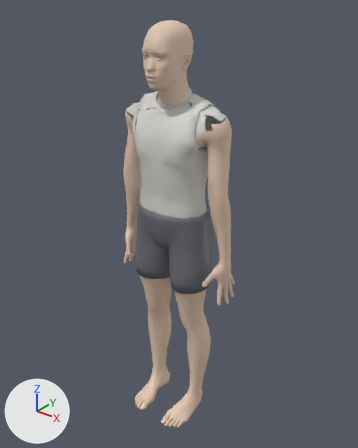
Renders of the FBX model NC_Body_Male_Athletic.fbx from each side of a commit.
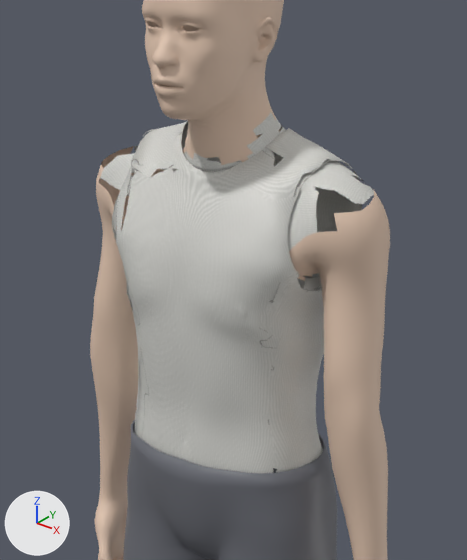
The first picture shows the older version from a 50 mm camera at (4.57, -5.68, 7.16) aimed at (0.02, 0.0, 3.63). The close-ups show the older and then the newer version on the part from 25% to 73% of the width and 10% to 56% of the height of that picture. Only the edits that show in the close-ups are written down. Arrows for +X, +Y and +Z are at lower left; the lights stay in place.

The older version as bpy lines, for what is in view:
```python
me_male_athletic_leftlowerarm_geo = bpy.data.meshes.new('Male_Athletic_LeftLowerArm_Geo')
me_male_athletic_leftlowerarm_geo.from_pydata(...)  # 252 vertices, 273 faces; spans x 0.696..1.051, y -0.262..0.057, z 3.341..4.405
me_male_athletic_leftlowerarm_geo.materials.append(mat_skin)  # beige #e5c8b3
me_male_athletic_leftupperarm_geo = bpy.data.meshes.new('Male_Athletic_LeftUpperArm_Geo')
me_male_athletic_leftupperarm_geo.from_pydata(...)  # 320 vertices, 308 faces; spans x 0.443..0.996, y -0.399..0.281, z 4.331..5.517
me_male_athletic_leftupperarm_geo.materials.append(mat_skin)  # beige #e5c8b3
me_male_athletic_uppertorso_geo = bpy.data.meshes.new('Male_Athletic_UpperTorso_Geo')
me_male_athletic_uppertorso_geo.from_pydata(...)  # 3073 vertices, 2982 faces; spans x -0.88..0.88, y -0.54..0.36, z 3.68..5.84
me_male_athletic_uppertorso_geo.materials.append(mat_nc_male_athletic_uppertorso_base)  # picture img_nc_male_athletic_uppertorso_base_png
ob_leftlowerarm_geo = bpy.data.objects.new('LeftLowerArm_Geo', me_male_athletic_leftlowerarm_geo)
ob_leftlowerarm_geo.location = (0.0, 0.0, 0.0)
ob_leftupperarm_geo = bpy.data.objects.new('LeftUpperArm_Geo', me_male_athletic_leftupperarm_geo)
ob_leftupperarm_geo.location = (0.0, 0.0, 0.0)
ob_uppertorso_geo = bpy.data.objects.new('UpperTorso_Geo', me_male_athletic_uppertorso_geo)
ob_uppertorso_geo.location = (0.0, 0.0, 0.0)
# also in view: 'LowerTorso_Geo' at (0.0, -0.08, 3.35); 'RightLowerArm_Geo' at (-0.87, -0.1, 3.87); 'RightUpperArm_Geo' at (-0.72, -0.06, 4.92); 'RightHand_Geo' at (-0.92, -0.09, 2.98); 'Head_Geo' at (0.0, -0.23, 6.15)
```
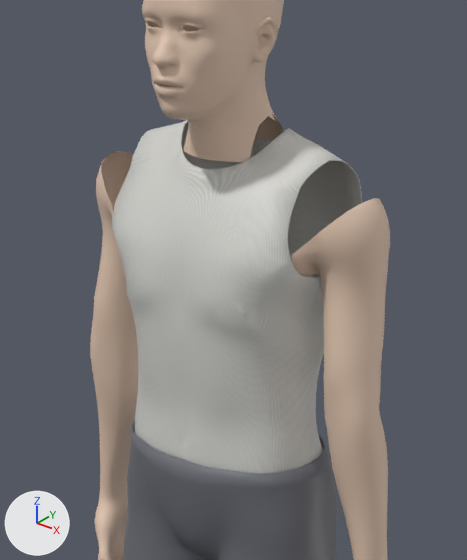
What changed in the scene script:
```text
Change me_male_athletic_uppertorso_geo:
    used by ob_uppertorso_geo; location = (0.0, 0.0, 0.0)
    remove me_male_athletic_uppertorso_geo.from_pydata(...)  # 3073 vertices, 2982 faces; spans x -0.88..0.88, y -0.54..0.36, z 3.68..5.84
    add me_male_athletic_uppertorso_geo.from_pydata(...)  # 3397 vertices, 3660 faces; spans x -0.86..0.86, y -0.54..0.36, z 3.68..5.83
    me_male_athletic_uppertorso_geo part 2: 2 vertices moved from x -0.87..0.87, y -0.15, z 5.46 to x -0.85..0.85, y -0.15, z 5.48; 18 vertices removed from x -0.88..0.88, y -0.28..0.23, z 5.1..5.48; 200 vertices added at x -0.86..0.86, y -0.53..0.33, z 4.76..5.49
    me_male_athletic_uppertorso_geo part 3: 5 vertices moved from x -0.05..0.05, y -0.3..-0.29, z 5.62..5.63 to x -0.06..0.06, y -0.3..-0.29, z 5.61; 16 vertices removed from x -0.22..0.22, y -0.29..0.08, z 5.62..5.84; 114 vertices added at x -0.24..0.24, y -0.28..0.22, z 5.53..5.83
    me_male_athletic_uppertorso_geo part 4: 2574 kept faces spanning x -0.86..0.86, y -0.54..0.36, z 3.68..5.82 get new texture (UV) coordinates
    other edits to the shape of me_male_athletic_uppertorso_geo do not show in these pictures
Change me_male_athletic_leftupperarm_geo:
    used by ob_leftupperarm_geo; location = (0.0, 0.0, 0.0)
    remove me_male_athletic_leftupperarm_geo.from_pydata(...)  # 320 vertices, 308 faces; spans x 0.443..0.996, y -0.399..0.281, z 4.331..5.517
    add me_male_athletic_leftupperarm_geo.from_pydata(...)  # 341 vertices, 347 faces; spans x 0.438..0.993, y -0.395..0.283, z 4.368..5.494
    me_male_athletic_leftupperarm_geo part 1: 6 vertices moved from x 0.535..0.691, y -0.399..0.2, z 5.172..5.354 to x 0.54..0.706, y -0.395..0.194, z 5.169..5.335; 9 vertices removed from x 0.464..0.861, y -0.3..0.281, z 5.137..5.517; 23 vertices added at x 0.438..0.865, y -0.298..0.283, z 5.067..5.494
    other edits to the shape of me_male_athletic_leftupperarm_geo do not show in these pictures
```

Location of each change, [x1, y1, x2, y2] in pixels of the close-ups (467 x 560 px; the box of a moved part takes in the faces that stretch with it):
'UpperTorso_Geo', reshaped (9% narrower): before [100, 113, 374, 473]; after [112, 120, 362, 473]
'LeftUpperArm_Geo', reshaped: before [289, 191, 390, 426]; after [290, 198, 390, 420]
part 1 of me_male_athletic_leftupperarm_geo, moved or reshaped: before [289, 191, 383, 264]; after [290, 198, 383, 264]
part 2 of me_male_athletic_uppertorso_geo, cut back: before [100, 146, 374, 233]; after [112, 216, 320, 352]
part 3 of me_male_athletic_uppertorso_geo, cut back: before [184, 113, 282, 166]; after [167, 139, 272, 192]
part 4 of me_male_athletic_uppertorso_geo, surface changed: before [104, 116, 374, 473]; after [112, 120, 362, 473]
